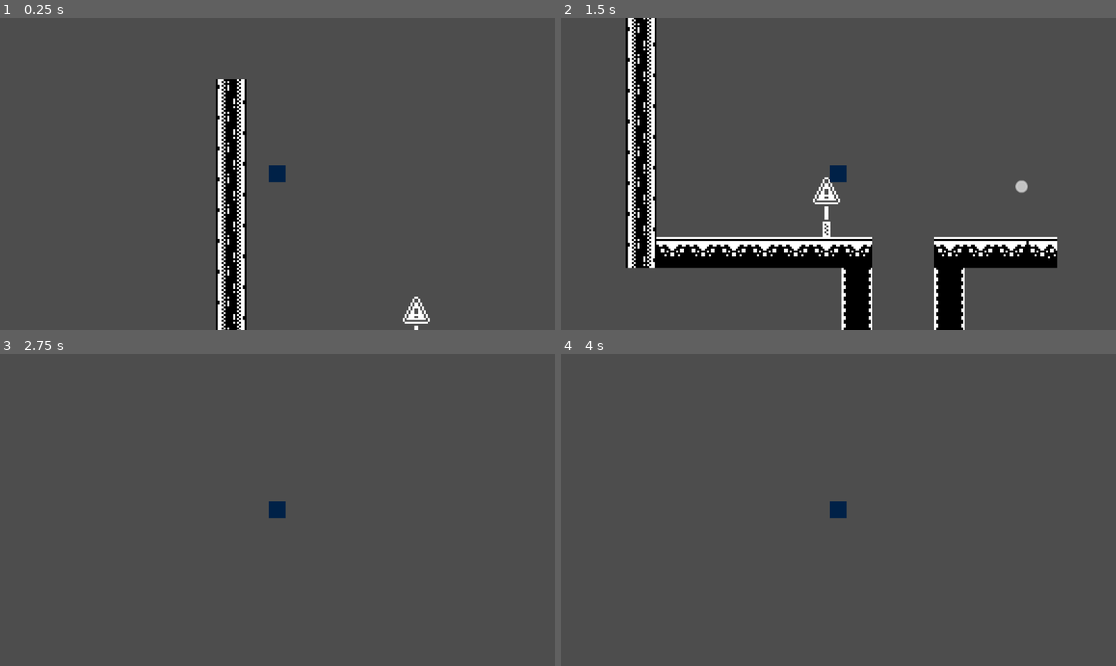
Above: before the commit, frames 1-4 (two rows, left to right).
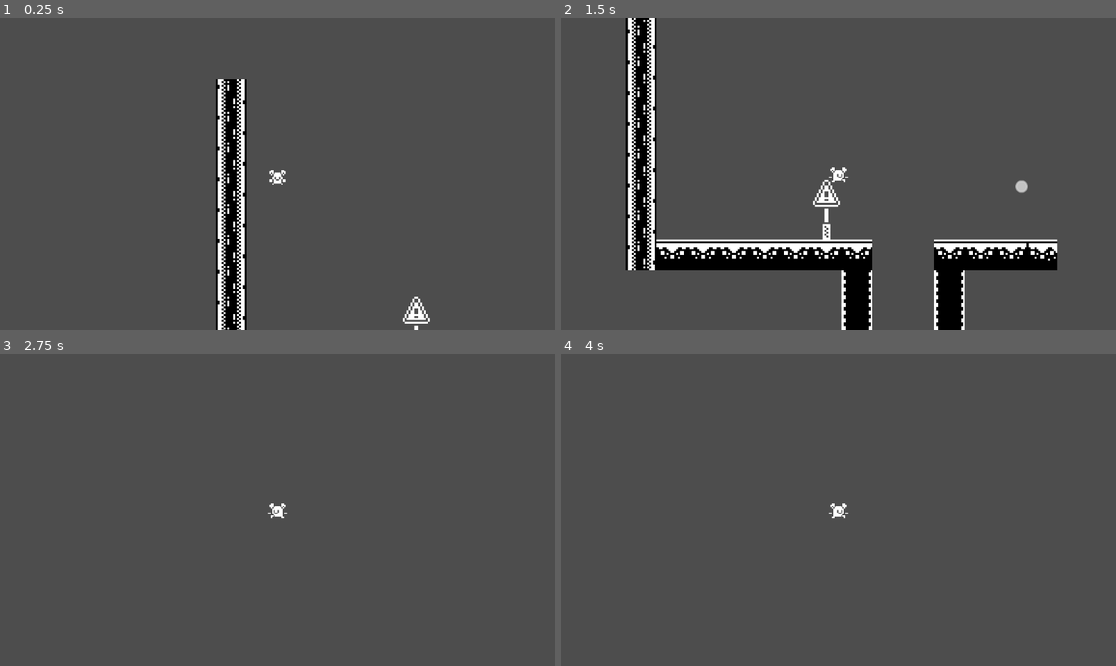
Above: after the commit, the same moments.

Repository: bima335/Prototype_pltfrmr
Game: Godot game, scene res://Scenes/Player/player.tscn
Two runs of this game, one before a commit and one after it. Both use one fixed random seed, a clock stepped at 60 frames per second and the inputs below.
Inputs (mouse positions are in pixels of both pictures, inside the frame that each line leads up to):
- Up to frame 1 (0.25 s): no input
- Up to frame 2 (1.5 s): move the mouse to (960, 158) at 0.52 s; hold D (right) from 0.53 s (still down); click (960, 158) at 0.6 s; tap Space (jump) at 0.77, 0.8, 1.07, 1.35 s; move the mouse to (727, 189) at 1.27 s
- Up to frame 3 (2.75 s): tap Space (jump) at 1.52, 1.82, 2.3 s; click (166, 525) at 1.55 s; move the mouse to (333, 441) at 2.02 s; release D (right) at 2.03 s; hold A (left) from 2.03 s (still down); right-click (333, 441) at 2.1 s
- Up to frame 4 (4 s): tap Enter at 2.75 s; move the mouse to (810, 572) at 2.77 s; release A (left) at 2.78 s; hold D (right) from 2.78 s (still down); click (810, 572) at 2.85 s; tap Space (jump) at 3.02, 3.32, 3.5, 3.77, 3.8 s; move the mouse to (1005, 556) at 3.52 s; click (1005, 556) at 3.6 s

The runs differ from the first frame. In frame 1, 0.2% of the frame differs, in the area x 48-52%, y 47-54%; in frame 2, 5.2%, in the area x 11-90%, y 0-100%; in frame 3, 0.2%; in frame 4, 0.2%.

Commit message:
test enemy

Diff:
--- a/Scenes/Area/area_1.tscn
+++ b/Scenes/Area/area_1.tscn
@@ -1,8 +1,10 @@
-[gd_scene load_steps=7 format=3 uid="uid://bnaxeggu7pkvf"]
+[gd_scene load_steps=16 format=3 uid="uid://bnaxeggu7pkvf"]
 
 [ext_resource type="Texture2D" uid="uid://cws3s48pqqypn" path="res://Assets/monochrome_tilemap_packed.png" id="1_uxfmf"]
 [ext_resource type="Texture2D" uid="uid://bor4ot4s7ocpc" path="res://Assets/monochrome_tilemap_transparent_packed.png" id="2_d887p"]
 [ext_resource type="PackedScene" uid="uid://k4uxkobfktql" path="res://Scenes/Player/player.tscn" id="2_stscf"]
+[ext_resource type="Script" uid="uid://d075b5qq60mwb" path="res://Scripts/Mobs/enemy.gd" id="4_plf6x"]
+[ext_resource type="PackedScene" uid="uid://p0natmd8tvxl" path="res://Scenes/Player/player_bullet.tscn" id="5_twemq"]
 
 [sub_resource type="TileSetAtlasSource" id="TileSetAtlasSource_stscf"]
 texture = ExtResource("1_uxfmf")
@@ -1212,6 +1214,48 @@
 sources/1 = SubResource("TileSetAtlasSource_stscf")
 sources/2 = SubResource("TileSetAtlasSource_plf6x")
 
+[sub_resource type="AtlasTexture" id="AtlasTexture_d887p"]
+atlas = ExtResource("2_d887p")
+region = Rect2(0, 272, 16, 16)
+
+[sub_resource type="AtlasTexture" id="AtlasTexture_plf6x"]
+atlas = ExtResource("2_d887p")
+region = Rect2(16, 272, 16, 16)
+
+[sub_resource type="AtlasTexture" id="AtlasTexture_twemq"]
+atlas = ExtResource("2_d887p")
+region = Rect2(32, 272, 16, 16)
+
+[sub_resource type="AtlasTexture" id="AtlasTexture_k1ww6"]
+atlas = ExtResource("2_d887p")
+region = Rect2(48, 272, 16, 16)
+
+[sub_resource type="SpriteFrames" id="SpriteFrames_q4pu4"]
+animations = [{
+"frames": [{
+"duration": 1.0,
+"texture": SubResource("AtlasTexture_d887p")
+}, {
+"duration": 1.0,
+"texture": SubResource("AtlasTexture_plf6x")
+}, {
+"duration": 1.0,
+"texture": SubResource("AtlasTexture_twemq")
+}, {
+"duration": 1.0,
+"texture": SubResource("AtlasTexture_k1ww6")
+}],
+"loop": true,
+"name": &"default",
+"speed": 5.0
+}]
+
+[sub_resource type="RectangleShape2D" id="RectangleShape2D_d887p"]
+size = Vector2(10, 12)
+
+[sub_resource type="CircleShape2D" id="CircleShape2D_d887p"]
+radius = 93.9628
+
 [node name="Area1" type="Node2D"]
 
 [node name="TileMap" type="TileMap" parent="."]
@@ -1222,3 +1266,26 @@
 [node name="Player" parent="." instance=ExtResource("2_stscf")]
 position = Vector2(112, 619)
 scale = Vector2(0.035, 0.035)
+
+[node name="Enemy" type="CharacterBody2D" parent="."]
+position = Vector2(519, 543)
+collision_mask = 0
+script = ExtResource("4_plf6x")
+bullet_scene = ExtResource("5_twemq")
+
+[node name="AnimatedSprite2D" type="AnimatedSprite2D" parent="Enemy"]
+sprite_frames = SubResource("SpriteFrames_q4pu4")
+frame_progress = 0.365051
+
+[node name="Hitbox" type="CollisionShape2D" parent="Enemy"]
+position = Vector2(0, 1)
+shape = SubResource("RectangleShape2D_d887p")
+
+[node name="Area2D" type="Area2D" parent="Enemy"]
+collision_mask = 8
+
+[node name="CollisionShape2D" type="CollisionShape2D" parent="Enemy/Area2D"]
+shape = SubResource("CircleShape2D_d887p")
+
+[connection signal="body_entered" from="Enemy/Area2D" to="Enemy" method="_on_area_2d_body_entered"]
+[connection signal="body_exited" from="Enemy/Area2D" to="Enemy" method="_on_area_2d_body_exited"]
--- a/Scenes/Player/player.tscn
+++ b/Scenes/Player/player.tscn
@@ -1,8 +1,8 @@
-[gd_scene load_steps=7 format=3 uid="uid://k4uxkobfktql"]
+[gd_scene load_steps=16 format=3 uid="uid://k4uxkobfktql"]
 
 [ext_resource type="Script" uid="uid://vbpyp8efptls" path="res://Scripts/Player/player.gd" id="1_a3d8c"]
-[ext_resource type="Texture2D" uid="uid://brpu231x6v0e3" path="res://Assets/Oxford_Blue.png" id="1_uvnfx"]
 [ext_resource type="PackedScene" uid="uid://p0natmd8tvxl" path="res://Scenes/Player/player_bullet.tscn" id="2_xpcdj"]
+[ext_resource type="Texture2D" uid="uid://bor4ot4s7ocpc" path="res://Assets/monochrome_tilemap_transparent_packed.png" id="3_xpcdj"]
 
 [sub_resource type="GDScript" id="GDScript_mtuoh"]
 script/source = "extends Node2D
@@ -43,19 +43,97 @@
 "version": 3
 }
 
-[sub_resource type="RectangleShape2D" id="RectangleShape2D_a3d8c"]
-size = Vector2(250, 250)
+[sub_resource type="AtlasTexture" id="AtlasTexture_xpcdj"]
+atlas = ExtResource("3_xpcdj")
+region = Rect2(0, 192, 16, 16)
+
+[sub_resource type="AtlasTexture" id="AtlasTexture_0u5uq"]
+atlas = ExtResource("3_xpcdj")
+region = Rect2(0, 208, 16, 16)
+
+[sub_resource type="AtlasTexture" id="AtlasTexture_jlvik"]
+atlas = ExtResource("3_xpcdj")
+region = Rect2(0, 224, 16, 16)
+
+[sub_resource type="AtlasTexture" id="AtlasTexture_gk6dx"]
+atlas = ExtResource("3_xpcdj")
+region = Rect2(0, 240, 16, 16)
+
+[sub_resource type="AtlasTexture" id="AtlasTexture_jhyir"]
+atlas = ExtResource("3_xpcdj")
+region = Rect2(64, 192, 16, 16)
+
+[sub_resource type="AtlasTexture" id="AtlasTexture_mtuoh"]
+atlas = ExtResource("3_xpcdj")
+region = Rect2(16, 192, 16, 16)
+
+[sub_resource type="AtlasTexture" id="AtlasTexture_htcer"]
+atlas = ExtResource("3_xpcdj")
+region = Rect2(32, 192, 16, 16)
+
+[sub_resource type="AtlasTexture" id="AtlasTexture_dd0ac"]
+atlas = ExtResource("3_xpcdj")
+region = Rect2(48, 192, 16, 16)
+
+[sub_resource type="SpriteFrames" id="SpriteFrames_0u5uq"]
+animations = [{
+"frames": [{
+"duration": 1.0,
+"texture": SubResource("AtlasTexture_xpcdj")
+}, {
+"duration": 1.0,
+"texture": SubResource("AtlasTexture_0u5uq")
+}, {
+"duration": 1.0,
+"texture": SubResource("AtlasTexture_jlvik")
+}, {
+"duration": 1.0,
+"texture": SubResource("AtlasTexture_gk6dx")
+}],
+"loop": true,
+"name": &"Idle",
+"speed": 2.0
+}, {
+"frames": [{
+"duration": 1.0,
+"texture": SubResource("AtlasTexture_jhyir")
+}],
+"loop": true,
+"name": &"Jump",
+"speed": 1.0
+}, {
+"frames": [{
+"duration": 1.0,
+"texture": SubResource("AtlasTexture_mtuoh")
+}, {
+"duration": 1.0,
+"texture": SubResource("AtlasTexture_htcer")
+}, {
+"duration": 1.0,
+"texture": SubResource("AtlasTexture_dd0ac")
+}],
+"loop": true,
+"name": &"Run",
+"speed": 5.0
+}]
+
+[sub_resource type="RectangleShape2D" id="RectangleShape2D_xpcdj"]
+size = Vector2(243, 231.5)
 
 [node name="Player" type="CharacterBody2D"]
+collision_layer = 9
 script = ExtResource("1_a3d8c")
 bullet_scene = ExtResource("2_xpcdj")
 hook_scene = SubResource("PackedScene_0u5uq")
 
-[node name="Sprite2D" type="Sprite2D" parent="."]
-texture = ExtResource("1_uvnfx")
+[node name="Camera2D" type="Camera2D" parent="."]
+zoom = Vector2(4, 4)
+
+[node name="AnimatedSprite2D" type="AnimatedSprite2D" parent="."]
+scale = Vector2(20, 20)
+sprite_frames = SubResource("SpriteFrames_0u5uq")
+animation = &"Jump"
 
 [node name="CollisionShape2D" type="CollisionShape2D" parent="."]
-shape = SubResource("RectangleShape2D_a3d8c")
-
-[node name="Camera2D" type="Camera2D" parent="."]
-zoom = Vector2(4, 4)
+position = Vector2(0.5, 47.25)
+shape = SubResource("RectangleShape2D_xpcdj")
--- /dev/null
+++ b/Scripts/Mobs/enemy.gd
@@ -0,0 +1,30 @@
+extends CharacterBody2D
+
+@export var bullet_scene : PackedScene
+@export var cooldown_bullet : float = 1.0
+
+var bullet_ready : bool = true
+var can_attack : bool = false
+
+func _process(delta: float) -> void:
+	$AnimatedSprite2D.play("default")
+
+	if can_attack:
+		if bullet_ready:
+			shoot()
+			bullet_ready = false
+			await get_tree().create_timer(cooldown_bullet).timeout
+			bullet_ready = true
+
+
+func shoot():
+	var bullet = bullet_scene.instantiate()
+	bullet.position = global_position
+	bullet.direction = ($"../Player".position - global_position).normalized()
+	get_tree().current_scene.call_deferred("add_child", bullet)
+
+func _on_area_2d_body_entered(body: Node2D) -> void:
+	can_attack = true
+
+func _on_area_2d_body_exited(body: Node2D) -> void:
+	can_attack = false
--- a/Scripts/Player/player.gd
+++ b/Scripts/Player/player.gd
@@ -18,6 +18,7 @@
 
 func _ready() -> void:
 	position.y = 500
+	$AnimatedSprite2D.play("Idle")
 
 func _physics_process(delta: float) -> void:
 #Shot
@@ -31,8 +32,12 @@
 	var direction = Input.get_axis("left", "right")
 	if direction:
 		velocity.x = lerp(velocity.x, SPEED * direction, ACCELERATION)
+		$AnimatedSprite2D.flip_h = direction < 0
+		if is_on_floor():
+			$AnimatedSprite2D.play("Run")
 	else:
 		velocity.x = lerp(velocity.x, SPEED * direction, DECCELERATION)
+		$AnimatedSprite2D.play("Idle")
 #Dash
 	if Input.is_action_just_pressed("dash") and dash_ready:
 		velocity.x = direction * 250
@@ -44,6 +49,7 @@
 #Jump
 	if is_on_floor():
 		if Input.is_action_just_pressed("jump"):
+			$AnimatedSprite2D.play("Jump")
 			velocity.y = JUMP_SPEED
 			print(position)
 	move_and_slide()
Not shown, added: Scripts/Mobs/enemy.gd.uid
